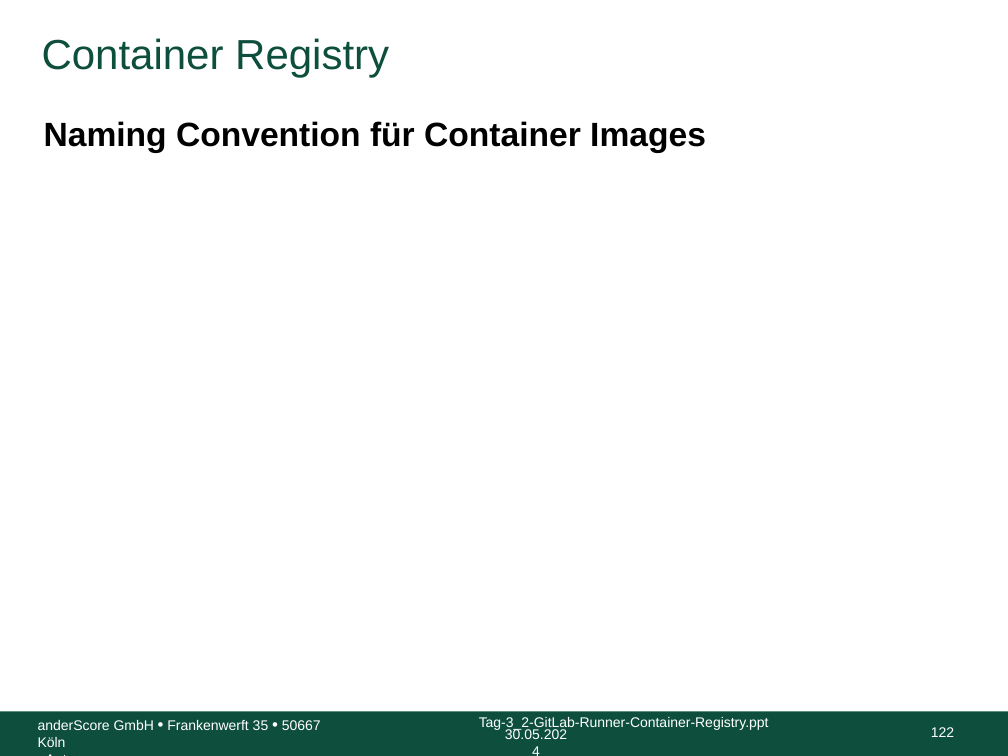
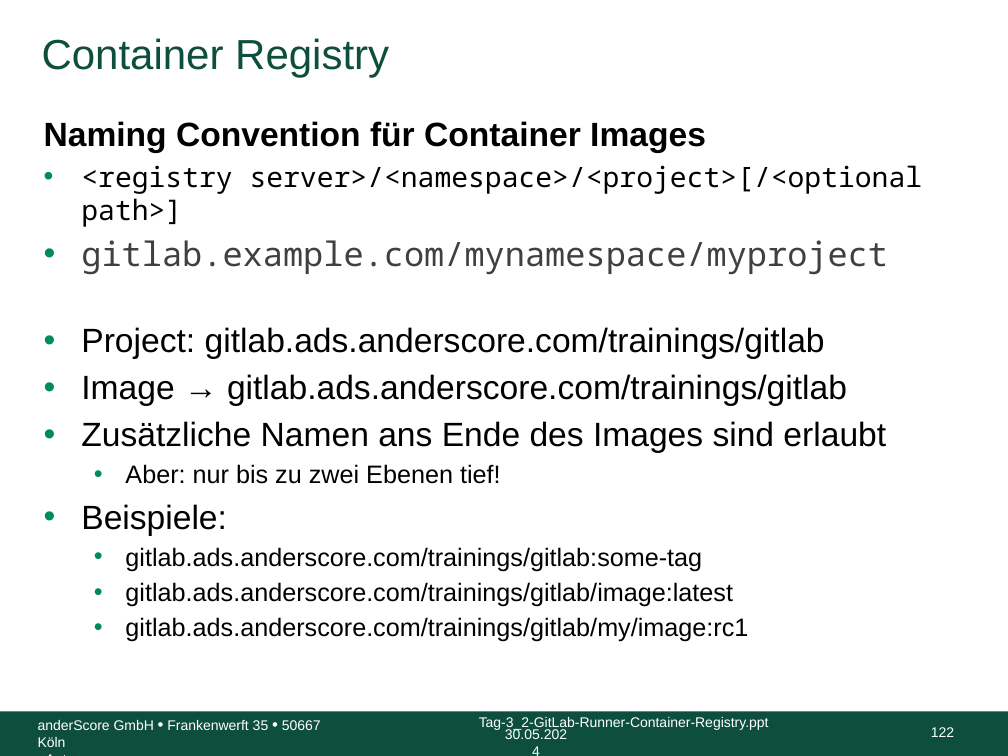
Before and after one commit to anderscore-gmbh/gitlab, a slide deck: slide 122 of slides/Tag-3_2-GitLab-Runner-Container-Registry.pptx. Drawn at 1008x756 pixels with LibreOffice and Linux fonts; fonts in the diff are those of the drawing; background and template pictures are left out. Boxes give left, top, right and bottom in pixels: in the first picture for what was removed or moved away, otherwise in the second. Text is boxed around its words. In the diff, an @@ line names an element or a change of style, - is before the commit and + after.

Commit message:
Tag-3_2: Images aus Registry nutzen, Naming Convetion, zusätzliche Bilder...

```diff
--- a/slides/Tag-3_2-GitLab-Runner-Container-Registry.pptx
+++ b/slides/Tag-3_2-GitLab-Runner-Container-Registry.pptx
@@ text at <box>81,165,923,642</box>: paragraphs added @@
+• <registry server>/<namespace>/<project>[/<optional path>]
+• gitlab.example.com/mynamespace/myproject
+• Project: gitlab.ads.anderscore.com/trainings/gitlab
+• Image → gitlab.ads.anderscore.com/trainings/gitlab
+• Zusätzliche Namen ans Ende des Images sind erlaubt
+  • Aber: nur bis zu zwei Ebenen tief!
+• Beispiele:
+  • gitlab.ads.anderscore.com/trainings/gitlab:some-tag
+  • gitlab.ads.anderscore.com/trainings/gitlab/image:latest
+  • gitlab.ads.anderscore.com/trainings/gitlab/my/image:rc1
```
Also in this commit, not shown: 1 other slide changed, 2 other files.
